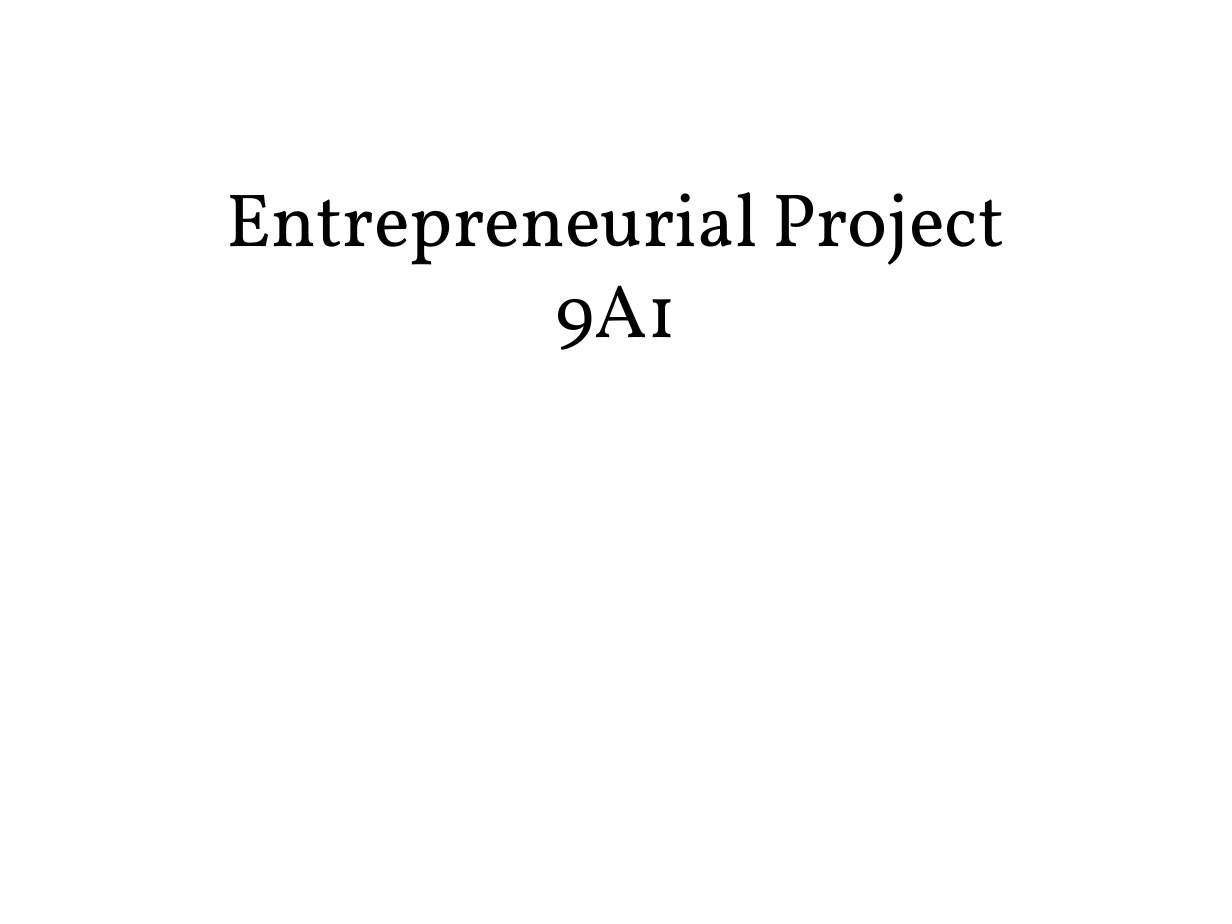
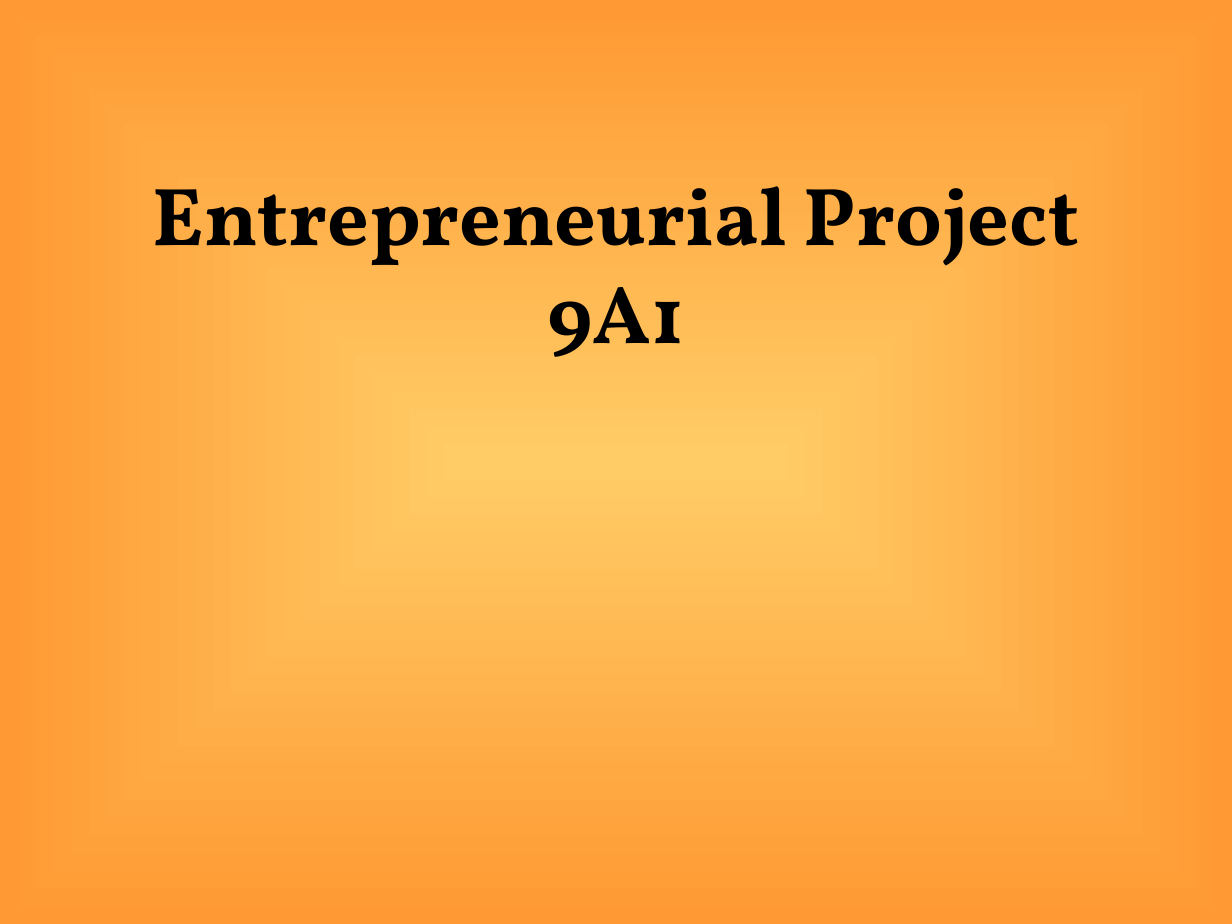
Before and after one commit to jliem/ninea1, a slide deck: slide 1 of doc/s1/Presentation-SeniorDesign.ppt. Drawn at 1232x924 pixels with LibreOffice and Linux fonts; fonts in the diff are those of the drawing. Boxes give left, top, right and bottom in pixels: in the first picture for what was removed or moved away, otherwise in the second. Text is boxed around its words. In the diff, an @@ line names an element or a change of style, - is before the commit and + after.

Commit message:
Updated presentation

```diff
--- a/doc/s1/Presentation-SeniorDesign.ppt
+++ b/doc/s1/Presentation-SeniorDesign.ppt
@@ background #FFFFFF to gradient #FFCC66 to #FF9933 @@
@@ title "Entrepreneurial Project 9A1" at box(153, 186, 1079, 357): size 44 to 48 pt, bold on @@
```
Also in this commit, not shown: 13 slides added.
